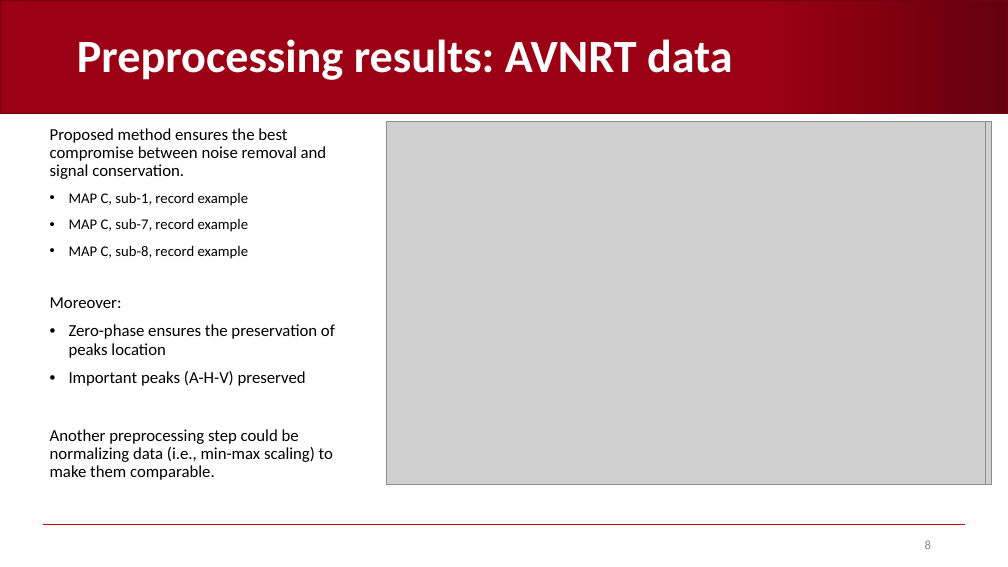
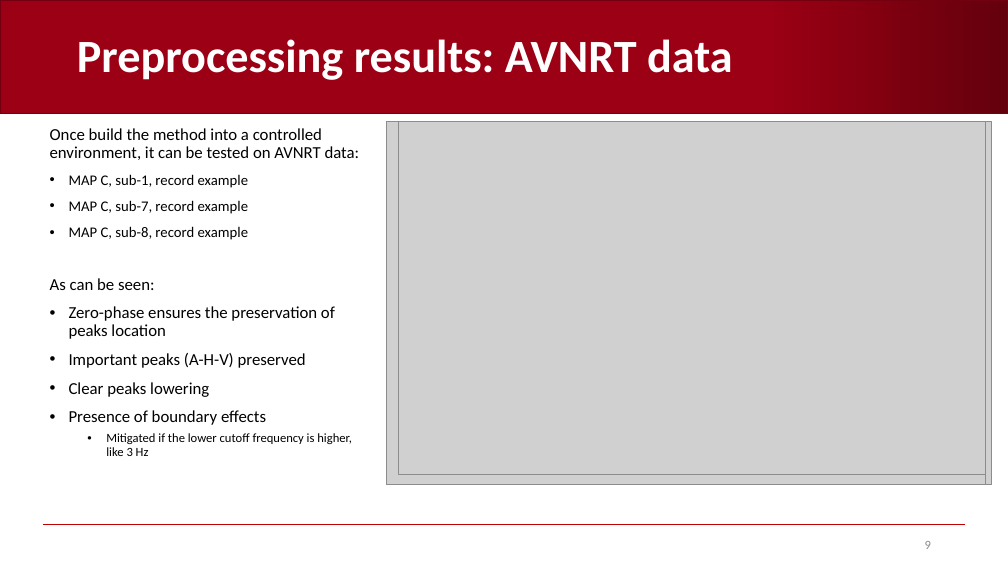
Before and after one commit to AndreaCorrado00/Tesi_magistrale_Corrado_Andrea, a slide deck: slide 9 of Documentation/4. Recap filters-spectrum-alignment .pptx (slide 8 before the commit). Drawn at 1008x567 pixels with LibreOffice and Linux fonts; fonts in the diff are those of the drawing; grey boxes stand for pictures; background and template pictures are left out. Boxes give left, top, right and bottom in pixels: in the first picture for what was removed or moved away, otherwise in the second. Text is boxed around its words. In the diff, an @@ line names an element or a change of style, - is before the commit and + after.

```diff
--- a/Documentation/4. Recap filters-spectrum-alignment .pptx
+++ b/Documentation/4. Recap filters-spectrum-alignment .pptx
@@ text at (x1=50, y1=128, x2=360, y2=160): text changed @@
-Proposed method ensures the best compromise between noise removal and signal conservation.
+Once build the method into a controlled environment, it can be tested on AVNRT data:
@@ picture added at (x1=399, y1=122, x2=986, y2=474) @@
@@ text at (x1=50, y1=278, x2=154, y2=290): text changed @@
-Moreover:
+As can be seen:
@@ text at (x1=69, y1=382, x2=352, y2=456): text changed; size 16 to 12 pt @@
-Another preprocessing step could be normalizing data (i.e., min-max scaling) to make them comparable.
+• Clear peaks lowering
+• Presence of boundary effects
+  • Mitigated if the lower cutoff frequency is higher, like 3 Hz
```
Also in this commit, not shown: 8 other slides changed, 2 slides added, 2 other files.
